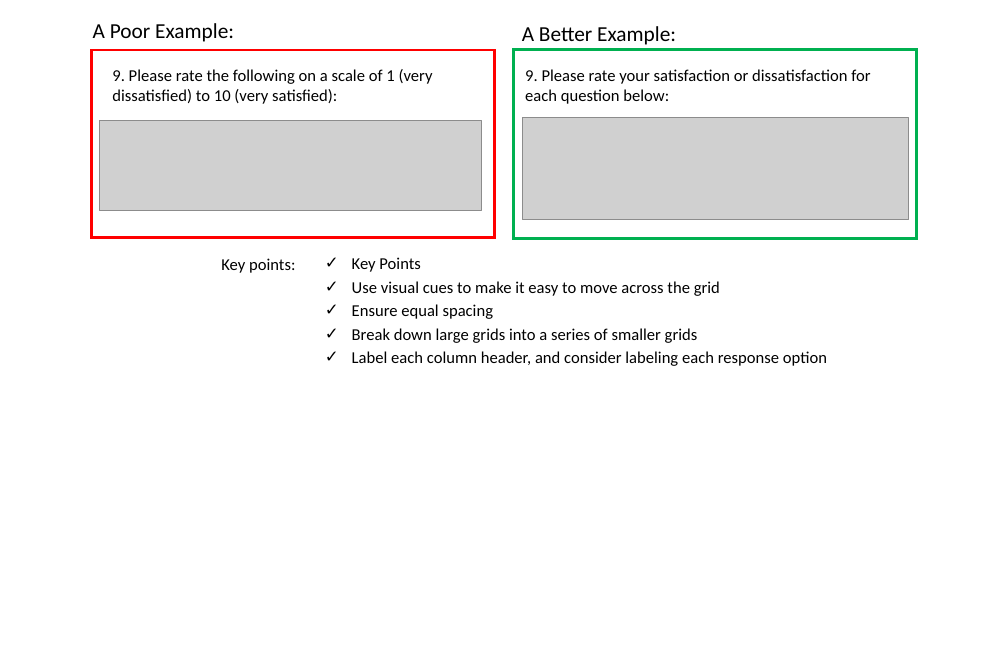
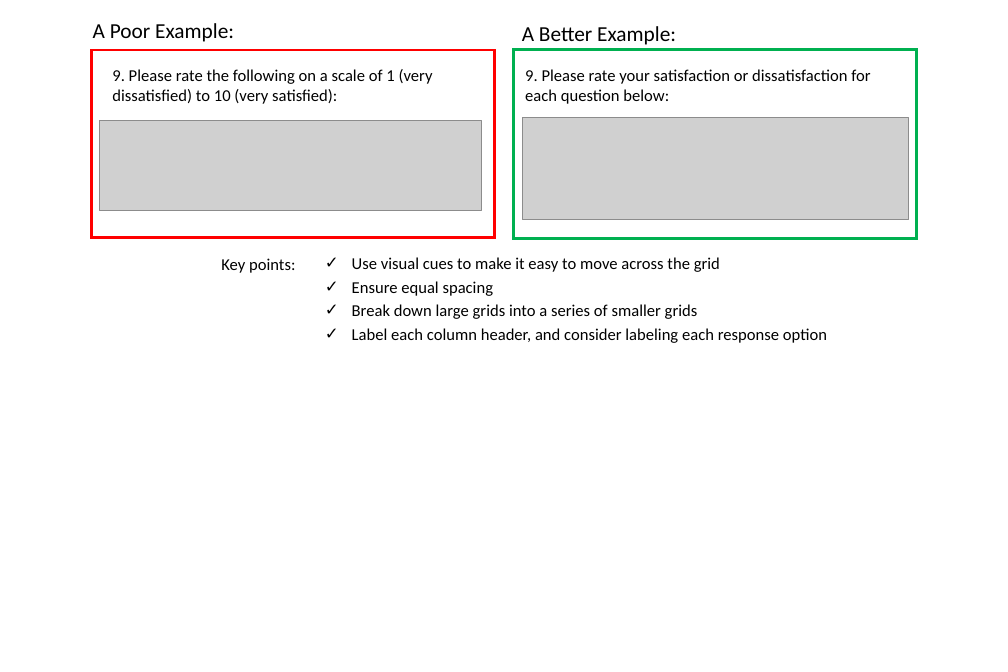
Before and after one commit to kpuka/SIMAH, a slide deck: slide 7 of images/posts/survey_design/survey design.pptx. Drawn at 1008x672 pixels with LibreOffice and Linux fonts; fonts in the diff are those of the drawing; grey boxes stand for pictures. Boxes give left, top, right and bottom in pixels: in the first picture for what was removed or moved away, otherwise in the second. Text is boxed around its words. In the diff, an @@ line names an element or a change of style, - is before the commit and + after.

```diff
--- a/images/posts/survey_design/survey design.pptx
+++ b/images/posts/survey_design/survey design.pptx
@@ text at (352,257,420,272): paragraph removed @@
-✓ Key Points
```
